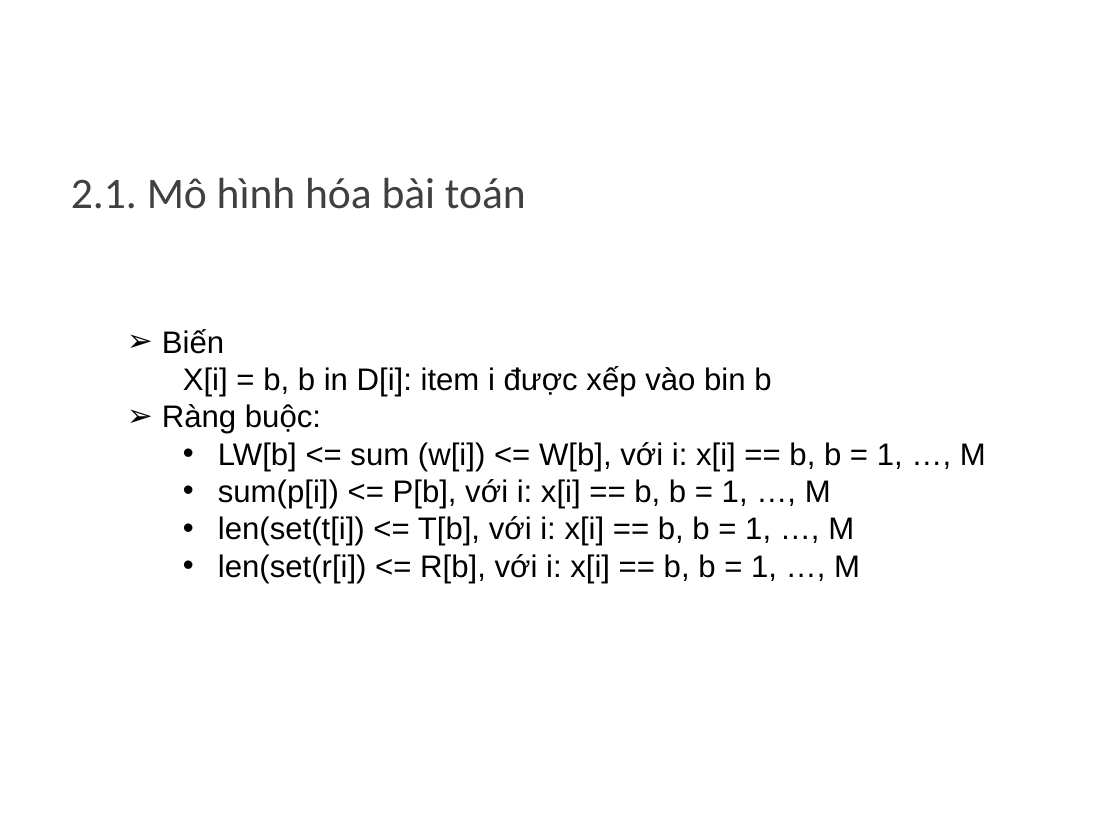
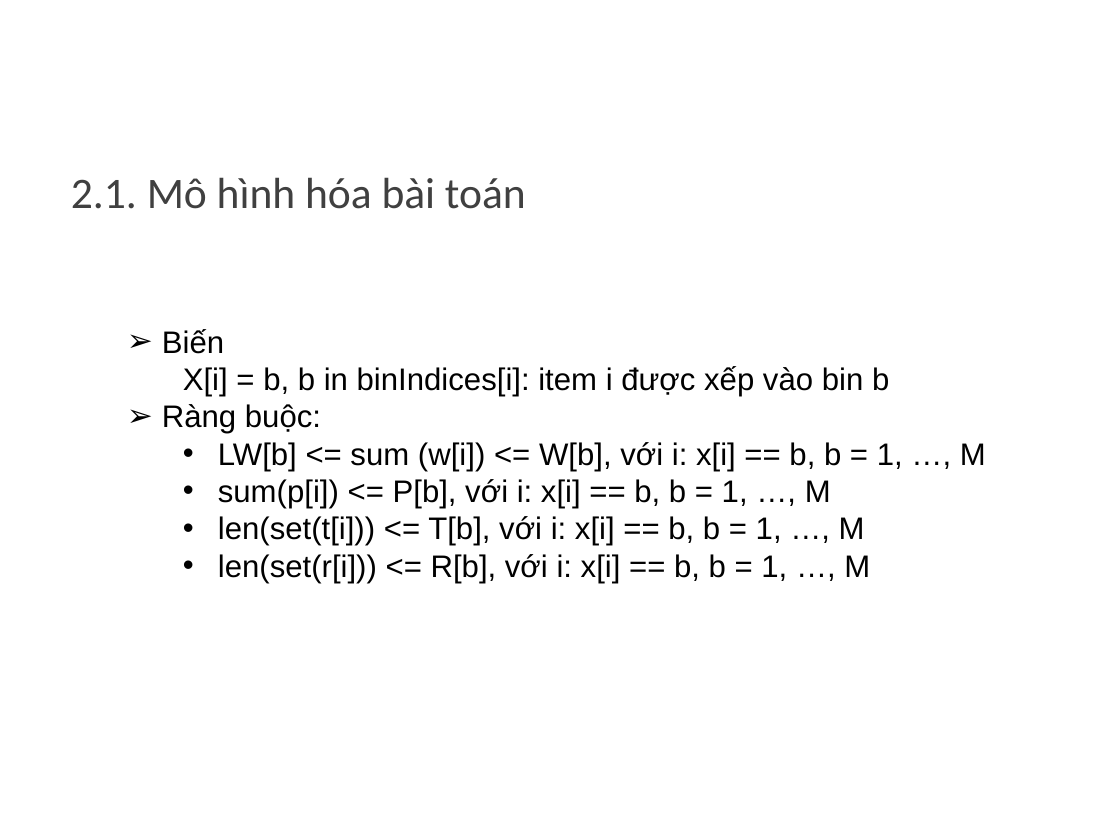
Before and after one commit to dungkhmt/CourseCPCBLS, a slide deck: slide 4 of OpenCBLS/src/khmtk60/miniprojects/G9/Bao cao G9.pptx. Drawn at 1120x840 pixels with LibreOffice and Linux fonts; fonts in the diff are those of the drawing; background and template pictures are left out. Boxes give left, top, right and bottom in pixels: in the first picture for what was removed or moved away, otherwise in the second. Text is boxed around its words. In the diff, an @@ line names an element or a change of style, - is before the commit and + after.

```diff
--- a/OpenCBLS/src/khmtk60/miniprojects/G9/Bao cao G9.pptx
+++ b/OpenCBLS/src/khmtk60/miniprojects/G9/Bao cao G9.pptx
@@ text at <box>183,366,889,396</box>: text changed @@
-X[i] = b, b in D[i]: item i được xếp vào bin b
+X[i] = b, b in binIndices[i]: item i được xếp vào bin b
@@ text at <box>218,516,870,583</box>: text changed @@
-    • len(set(t[i]) <= T[b], với i: x[i] == b, b = 1, …, M
-    • len(set(r[i]) <= R[b], với i: x[i] == b, b = 1, …, M
+    • len(set(t[i])) <= T[b], với i: x[i] == b, b = 1, …, M
+    • len(set(r[i])) <= R[b], với i: x[i] == b, b = 1, …, M
```
Also in this commit, not shown: 5 other slides changed, 4 slides added, 12 other files.
